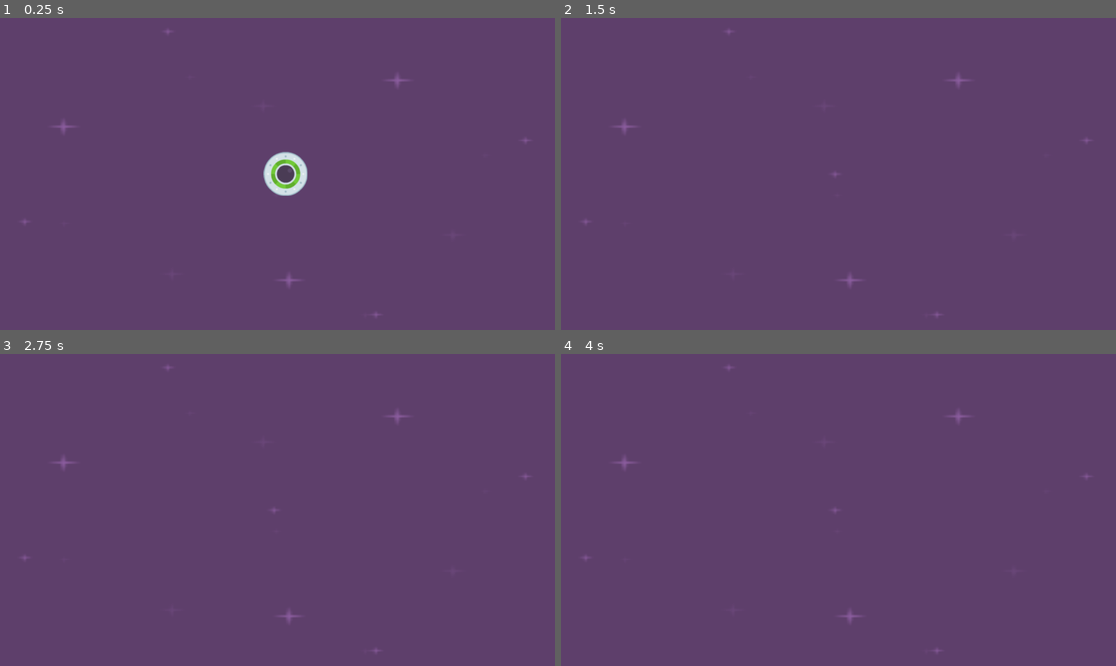
Above: before the commit, frames 1-4 (two rows, left to right).
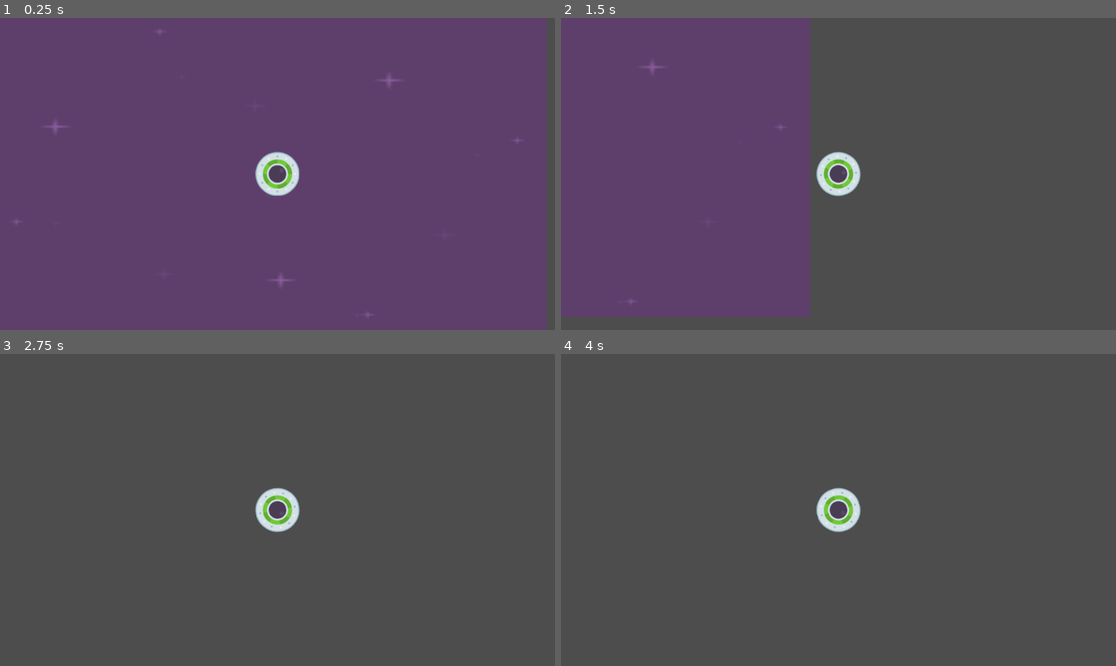
Above: after the commit, the same moments.

Repository: manuyeldev/SpeedySaucer
Game: Godot game, scene res://level_1.tscn
Two runs of this game, one before a commit and one after it. Both use one fixed random seed, a clock stepped at 60 frames per second and the inputs below.
Inputs:
- Up to frame 1 (0.25 s): no input
- Up to frame 2 (1.5 s): tap Enter at 0.5 s; hold Right (move_right) 0.53-1.28 s; hold Down (move_down) from 1.28 s (still down)
- Up to frame 3 (2.75 s): release Down (move_down) at 2.03 s; hold Right (move_right) from 2.03 s (still down)
- Up to frame 4 (4 s): release Right (move_right) at 2.78 s; hold W (move_up) 2.78-3.53 s; hold Left (move_left) from 3.53 s (still down)

The runs differ from the first frame. In frame 1, 2.6% of the frame differs, in the area x 2-100%, y 0-100%; in frame 2, 57%; in frame 3, 100%; in frame 4, 100%, in the area x 0-100%, y 0-100%.

Commit message:
27. Following The Player With Camera2D

Diff:
--- a/player.gd
+++ b/player.gd
@@ -3,8 +3,7 @@
 var force = 1500
 
 func _ready():
-	var addition_result = add(4, 5)
-	print(addition_result)
+	pass
 
 func _physics_process(delta):
 	if Input.is_action_pressed("move_right"):
--- a/player.tscn
+++ b/player.tscn
@@ -16,3 +16,5 @@
 [node name="CollisionShape2D" type="CollisionShape2D" parent="."]
 position = Vector2(0, 1)
 shape = SubResource("CircleShape2D_vkinj")
+
+[node name="Camera2D" type="Camera2D" parent="."]
